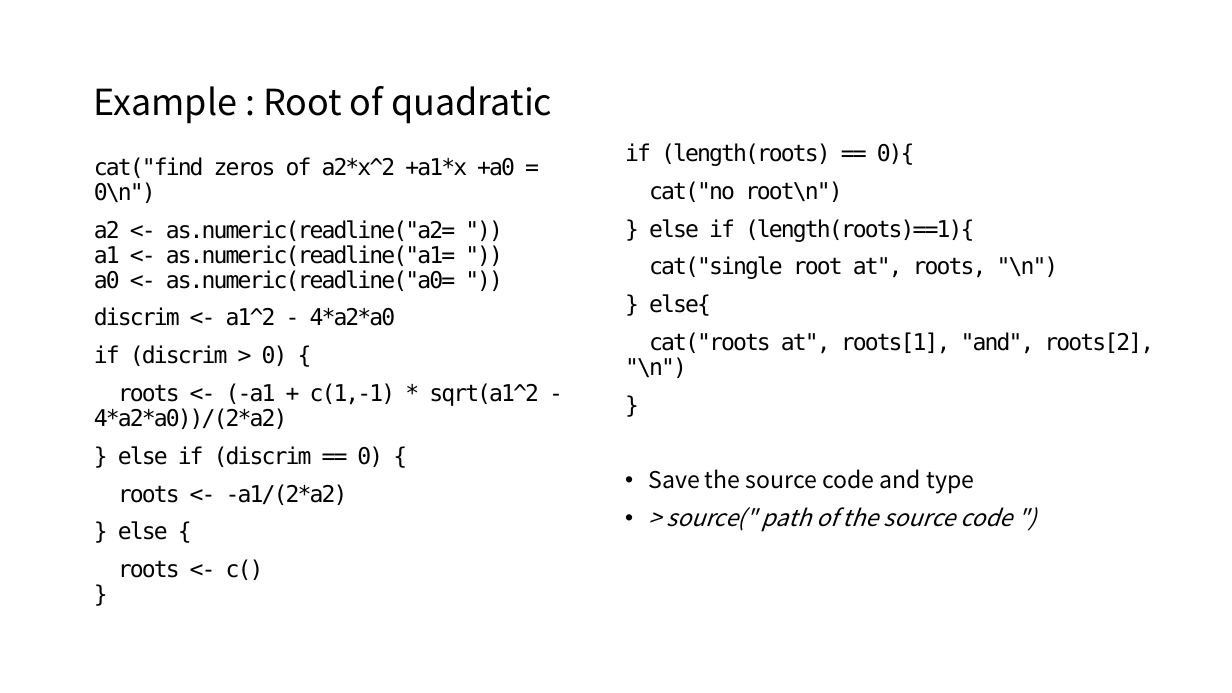
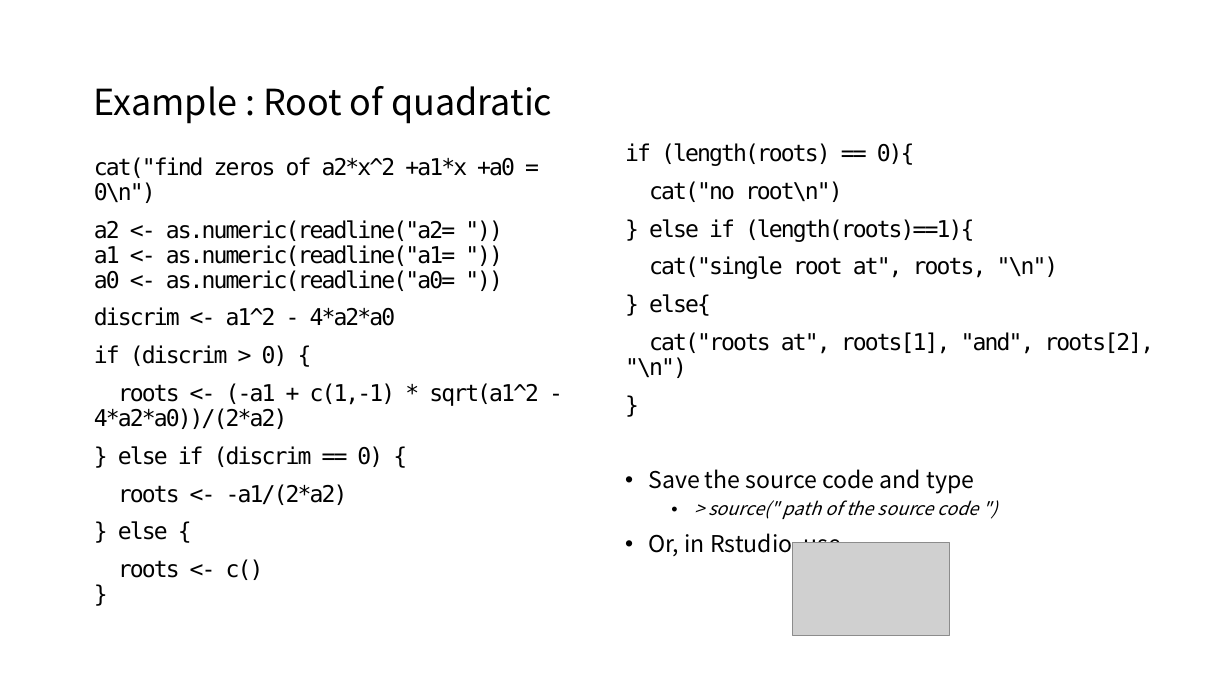
Before and after one commit to ksublee/SSuR, a slide deck: slide 8 of ppt/3.Input and Output.pptx. Drawn at 1232x693 pixels with LibreOffice and Linux fonts; fonts in the diff are those of the drawing; grey boxes stand for pictures. Boxes give left, top, right and bottom in pixels: in the first picture for what was removed or moved away, otherwise in the second. Text is boxed around its words. In the diff, an @@ line names an element or a change of style, - is before the commit and + after.

```diff
--- a/ppt/3.Input and Output.pptx
+++ b/ppt/3.Input and Output.pptx
@@ text at [709,500,979,519]: size 18 to 14 pt in "> source(" path of the source code ..."; list level 1 to 2 in "> source(" path of the ..." @@
@@ text at [648,529,842,558]: paragraph added @@
+• Or, in Rstudio, use
@@ picture added at [792,543,949,636] @@
```
Also in this commit, not shown: 1 other file.
